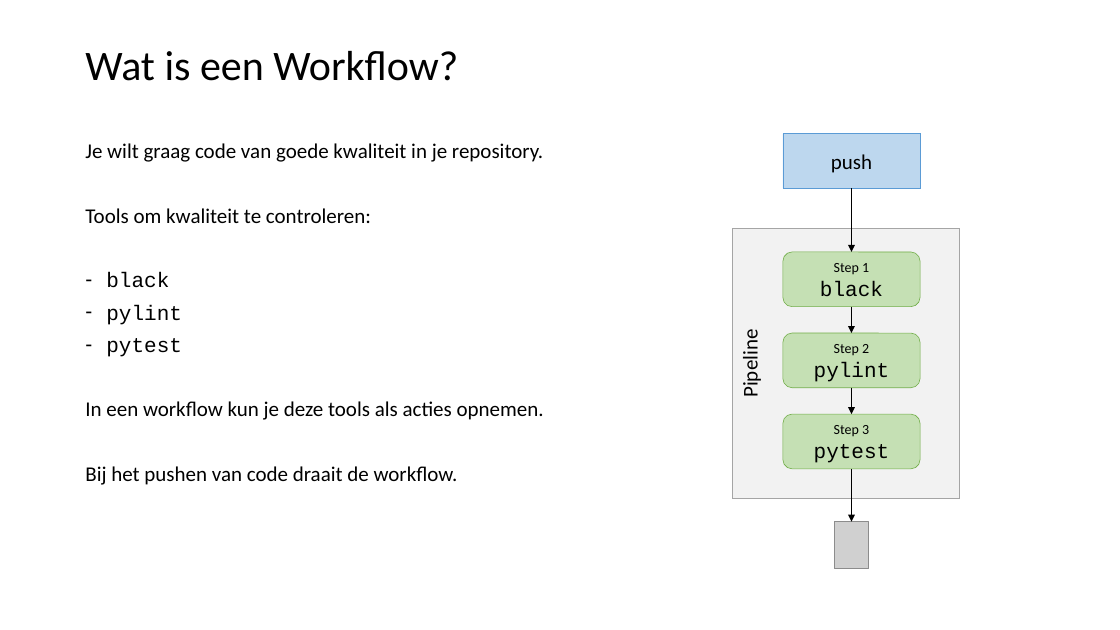
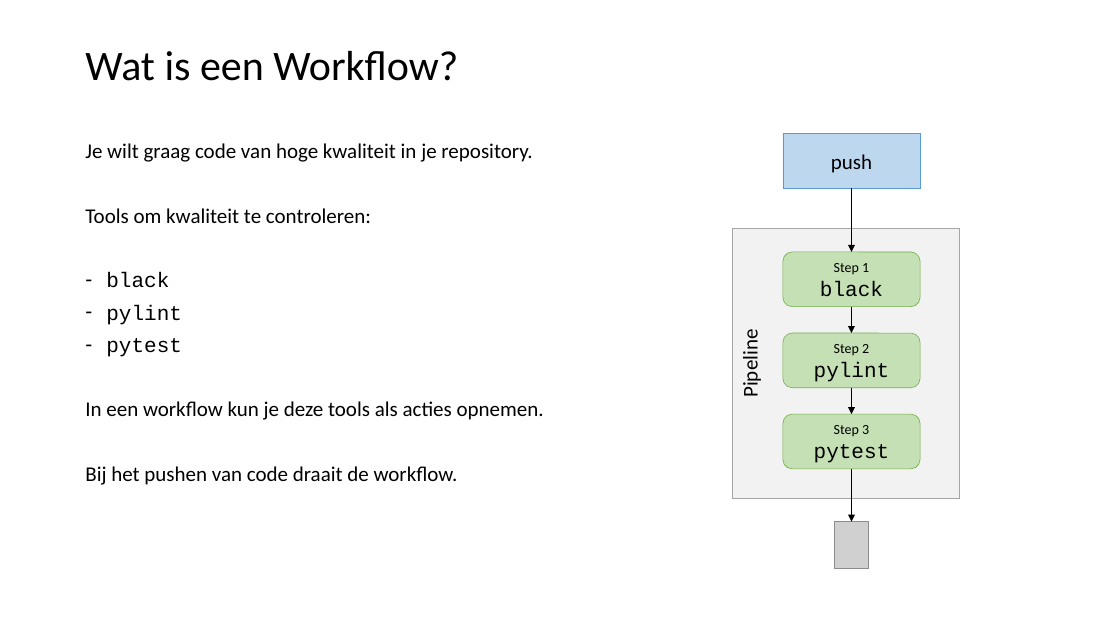
Before and after one commit to LFKoning/git-cursus, a slide deck: slide 27 of 2_collaboration/git_collaboration.pptx. Drawn at 1120x630 pixels with LibreOffice and Linux fonts; fonts in the diff are those of the drawing; grey boxes stand for pictures. Boxes give left, top, right and bottom in pixels: in the first picture for what was removed or moved away, otherwise in the second. Text is boxed around its words. In the diff, an @@ line names an element or a change of style, - is before the commit and + after.

```diff
--- a/2_collaboration/git_collaboration.pptx
+++ b/2_collaboration/git_collaboration.pptx
@@ text at [85,143,532,162]: text changed @@
-Je wilt graag code van goede kwaliteit in je repository.
+Je wilt graag code van hoge kwaliteit in je repository.
```
Also in this commit, not shown: 17 other slides changed.
